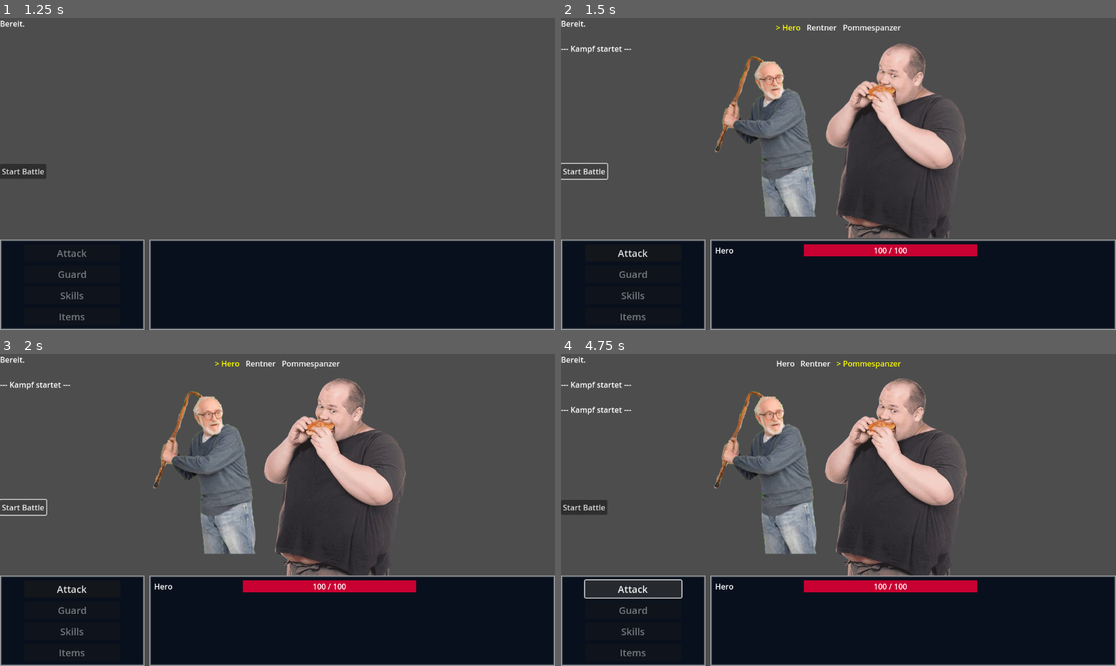
Above: before the commit, frames 1-4 (two rows, left to right).
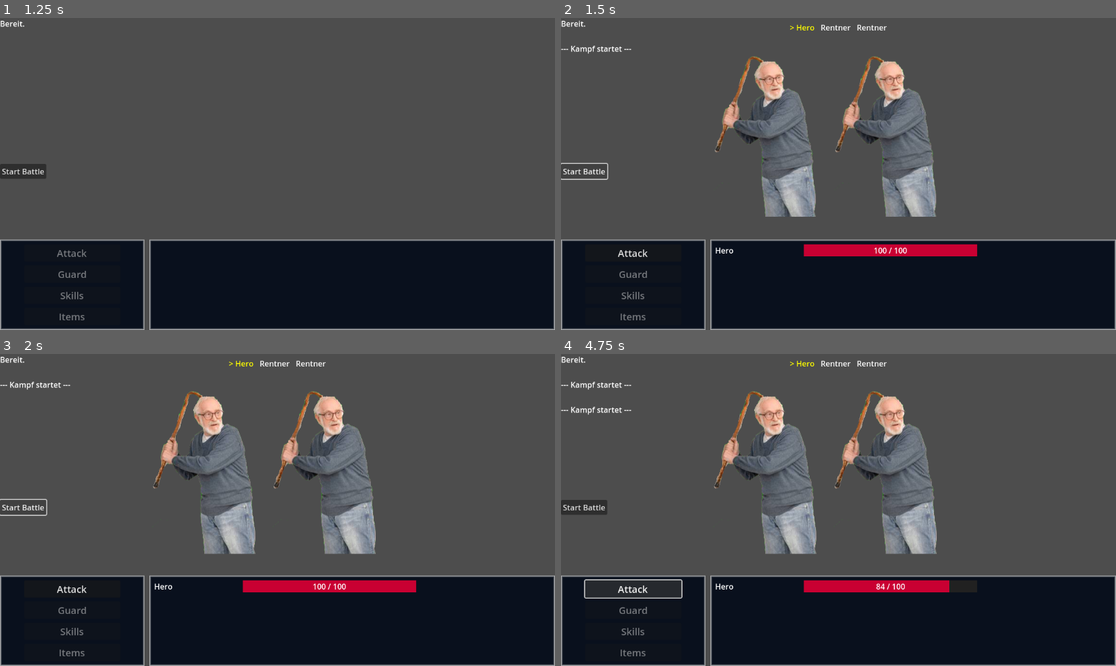
Above: after the commit, the same moments.

Repository: Marv0407/kotstulle-game
Game: Godot game, scene res://scenes/control.tscn
Two runs of this game, one before a commit and one after it. Both use one fixed random seed, a clock stepped at 60 frames per second and the inputs below.
Inputs:
- Up to frame 1 (1.25 s): click "Start New Game" at 0.5 s
- Up to frame 2 (1.5 s): click "Start Battle" at 1.25 s
- Up to frame 3 (2 s): no input
- Up to frame 4 (4.75 s): click "Start Battle" at 2 s; click "Attack" at 2.75 s; click "Attack" at 3.5 s; click "Attack" at 4.25 s

Frame 1 is identical in both runs. In frame 2, 9.3% of the frame differs, in the area x 38-73%, y 2-71%; in frame 3, 9.6%; in frame 4, 9.9%, in the area x 38-75%, y 2-77%.
Error before the commit: Invalid access to property or key 'basic_attack' on a base object of type 'Resource (CharData)'. (res://scripts/battle_manager.gd:101)

Commit message:
Add skill system and implement enemy skill usage
Introduced SkillData resources and added two example skills (PlayerAttack, Stockhieb). Updated Rentner enemy to use the Stockhieb skill. Enhanced battle_manager.gd to allow enemies to select and execute skills, including damage calculation and visual feedback. Increased hero's defense stats. Cleaned up BattleTest scene and improved skill effect application.

Diff:
--- a/ressources/Enemies/Rentner.tres
+++ b/ressources/Enemies/Rentner.tres
@@ -1,7 +1,9 @@
-[gd_resource type="Resource" script_class="CharData" load_steps=3 format=3 uid="uid://dayx4q8vorwm3"]
+[gd_resource type="Resource" script_class="CharData" load_steps=5 format=3 uid="uid://dayx4q8vorwm3"]
 
 [ext_resource type="Script" uid="uid://b4vfx11poblgj" path="res://scripts/char_data.gd" id="1_8o84g"]
 [ext_resource type="Texture2D" uid="uid://bh8cwmw6im54w" path="res://ressources/sprites/Rentner_Stock.png" id="2_812gd"]
+[ext_resource type="Script" uid="uid://d0ehdwbbf3lbd" path="res://scripts/SkillData.gd" id="2_gtbep"]
+[ext_resource type="Resource" uid="uid://cvwhn0040wxgy" path="res://ressources/skills/Stockhieb.tres" id="3_j3cqh"]
 
 [resource]
 script = ExtResource("1_8o84g")
@@ -15,4 +17,5 @@
 speed = 4
 level = 1
 sprite = ExtResource("2_812gd")
+skills = Array[ExtResource("2_gtbep")]([ExtResource("3_j3cqh")])
 metadata/_custom_type_script = "uid://b4vfx11poblgj"
--- a/ressources/Player Characters/hero.tres
+++ b/ressources/Player Characters/hero.tres
@@ -1,15 +1,16 @@
-[gd_resource type="Resource" script_class="CharData" load_steps=2 format=3 uid="uid://d27kr4qwd3ng"]
+[gd_resource type="Resource" script_class="CharData" load_steps=3 format=3 uid="uid://d27kr4qwd3ng"]
 
 [ext_resource type="Script" uid="uid://b4vfx11poblgj" path="res://scripts/char_data.gd" id="1_x38h4"]
+[ext_resource type="Script" uid="uid://d0ehdwbbf3lbd" path="res://scripts/SkillData.gd" id="2_fpjk5"]
 
 [resource]
 script = ExtResource("1_x38h4")
 name = "Hero"
 max_hp = 100
 atk = 15
-def = 5
+def = 10
 sp_atk = 15
-sp_def = 5
+sp_def = 10
 luck = 10
 speed = 10
 level = 1
--- /dev/null
+++ b/ressources/skills/PlayerAttack.tres
@@ -0,0 +1,8 @@
+[gd_resource type="Resource" script_class="SkillData" load_steps=2 format=3 uid="uid://dgidyqwyuvip7"]
+
+[ext_resource type="Script" uid="uid://d0ehdwbbf3lbd" path="res://scripts/SkillData.gd" id="1_wpbxf"]
+
+[resource]
+script = ExtResource("1_wpbxf")
+target_selector = "manual"
+metadata/_custom_type_script = "uid://d0ehdwbbf3lbd"
--- /dev/null
+++ b/ressources/skills/Stockhieb.tres
@@ -0,0 +1,9 @@
+[gd_resource type="Resource" script_class="SkillData" load_steps=2 format=3 uid="uid://cvwhn0040wxgy"]
+
+[ext_resource type="Script" uid="uid://d0ehdwbbf3lbd" path="res://scripts/SkillData.gd" id="1_qh10x"]
+
+[resource]
+script = ExtResource("1_qh10x")
+skill_name = "Stockhieb"
+target_selector = "random"
+metadata/_custom_type_script = "uid://d0ehdwbbf3lbd"
--- a/scenes/BattleTest.tscn
+++ b/scenes/BattleTest.tscn
@@ -1,11 +1,10 @@
-[gd_scene load_steps=13 format=3 uid="uid://dcmvwdjbytety"]
+[gd_scene load_steps=12 format=3 uid="uid://dcmvwdjbytety"]
 
 [ext_resource type="Script" uid="uid://dt83mh3hbxwe6" path="res://scripts/battle_test.gd" id="1_legaw"]
 [ext_resource type="Script" uid="uid://bhdts0363nnm8" path="res://scripts/battle_manager.gd" id="2_tp7yc"]
 [ext_resource type="Script" uid="uid://b4vfx11poblgj" path="res://scripts/char_data.gd" id="3_smx2l"]
 [ext_resource type="Resource" uid="uid://d27kr4qwd3ng" path="res://ressources/Player Characters/hero.tres" id="4_5txia"]
 [ext_resource type="Resource" uid="uid://dayx4q8vorwm3" path="res://ressources/Enemies/Rentner.tres" id="5_766wr"]
-[ext_resource type="Resource" uid="uid://m8blmoddq8s2" path="res://ressources/Enemies/Pommespanzer.tres" id="6_2aica"]
 [ext_resource type="Script" uid="uid://c3icaeegf4j34" path="res://scripts/party_hud_container.gd" id="6_smx2l"]
 [ext_resource type="PackedScene" uid="uid://xm18nkpojt6g" path="res://scenes/PartyMemberUI.tscn" id="7_5txia"]
 [ext_resource type="Texture2D" uid="uid://c15f56jyfo8js" path="res://ressources/sprites/fire1.png" id="7_smx2l"]
@@ -45,7 +44,7 @@
 [node name="BattleManager" type="Node" parent="." node_paths=PackedStringArray("turn_order_container")]
 script = ExtResource("2_tp7yc")
 party_data = Array[ExtResource("3_smx2l")]([ExtResource("4_5txia")])
-enemy_data = Array[ExtResource("3_smx2l")]([ExtResource("5_766wr"), ExtResource("6_2aica")])
+enemy_data = Array[ExtResource("3_smx2l")]([ExtResource("5_766wr"), ExtResource("5_766wr")])
 turn_order_container = NodePath("../DebugUI/CanvasLayer/TurnOrderContainer")
 
 [node name="DebugUI" type="Control" parent="."]
--- a/scripts/SkillData.gd
+++ b/scripts/SkillData.gd
@@ -17,4 +17,5 @@
 @export_enum("Physical", "Magic", "True") var damage_type: String = "Physical"
 @export var base_damage: int = 10
 @export_range(0.0, 5.0) var scaling_factor: float = 1.0
+@export_range(0.0, 1.0) var crit_chance: float = 0.1
 @export_enum("atk", "sp_atk", "luck", "speed") var scaling_stat: String = "atk"
--- a/scripts/battle_manager.gd
+++ b/scripts/battle_manager.gd
@@ -93,20 +93,27 @@
 	state = BattleState.PLAYER_TURN
 	print("Player turn: ", actor.data.name)
 
-func start_enemy_turn(actor):
+func start_enemy_turn(actor: BattleCharacter):
 	state = BattleState.ENEMY_TURN
-	print("Enemy turn: ", actor.data.name)
-	# hier später Gegner Skills
-	# var skill = actor.select_ai_skill()
-	execute_skill(actor, actor.data.basic_attack, get_alive_party().pick_random())
+
+	var selected_skill = actor.data.skills[0]
+	var config = {"target_pool": "enemies", "state": "alive", "selector": "random", "count": 1}
+	var targets_array = get_targets_dynamic(actor, config)
+
+	if not targets_array.is_empty():
+		var first_target = targets_array[0]
+		execute_skill(actor, selected_skill, first_target)
 
 func execute_skill(user: BattleCharacter, skill: SkillData, target: BattleCharacter):
-	# hier kommt später Targeting-Logik rein (get_targets_dynamic)
-
-	attack(user, target)
+	# 1. Schadensberechnung basierend auf Skill Werten
+	# Formel: (Base Damage + a.atk * scaling) - b.def
+	var scaling_value = user.data.atk # TODO: user.data.get(skill.scaling_stat)
+	var damage = (skill.base_damage + (scaling_value * skill.scaling_factor)) - target.data.def
+	damage = max(1, int(damage))
+
+	apply_skill_effects(user, target, damage, skill)
 
 	await get_tree().create_timer(0.8).timeout
-
 	next_turn()
 	process_turn()
 
@@ -228,8 +235,8 @@
 func end_battle(player_won: bool):
 	state = BattleState.END
 	if player_won:
-		var sum_exp = 0
-		for e in enemies: sum_exp += e.data.xp
+		var _sum_exp = 0
+		for e in enemies: _sum_exp += e.data.xp
 # ---------------
 
 # --- VISUALS ---
@@ -254,6 +261,31 @@
 	if value > 50: color = Color.YELLOW #FIXME example code
 
 	dmg_node.setup(value, color)
+
+func apply_skill_effects(attacker: BattleCharacter, target: BattleCharacter, damage: int, skill: SkillData):
+	target.current_hp -= damage
+	print(attacker.data.name, " nutzt ", skill.skill_name, " gegen ", target.data.name, " für ", damage, " Schaden.")
+
+	# UI Update für Party
+	if target in party:
+		for ui in party_panel.get_children():
+			if ui.character == target:
+				ui.update_hp()
+				break
+
+	# Visuals am Ziel
+	if target.battle_node:
+		var tween = create_tween()
+		tween.tween_property(target.battle_node, "modulate", Color.RED, 0.1)
+		tween.tween_property(target.battle_node, "modulate", Color.WHITE, 0.1)
+
+		# Partikel & Damage Popup
+		particelSpawner.global_position = target.battle_node.global_position
+		particelSpawner.restart()
+		spawn_damage_number(target.battle_node.global_position, damage)
+
+	if target.current_hp <= 0:
+		despawn_enemy_visual(target)
 # ---------------
 
 # --- LOGIC ---
